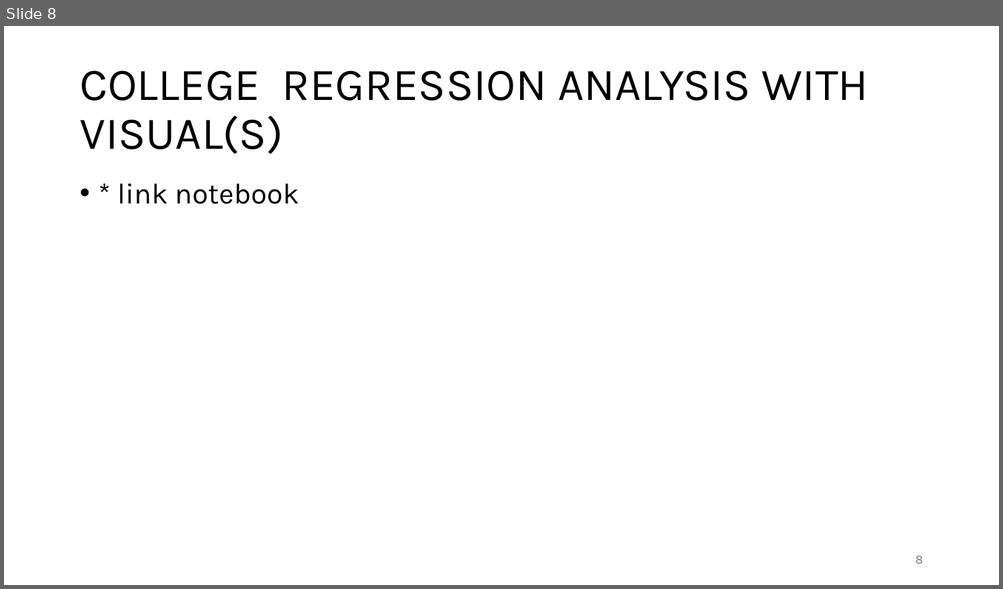
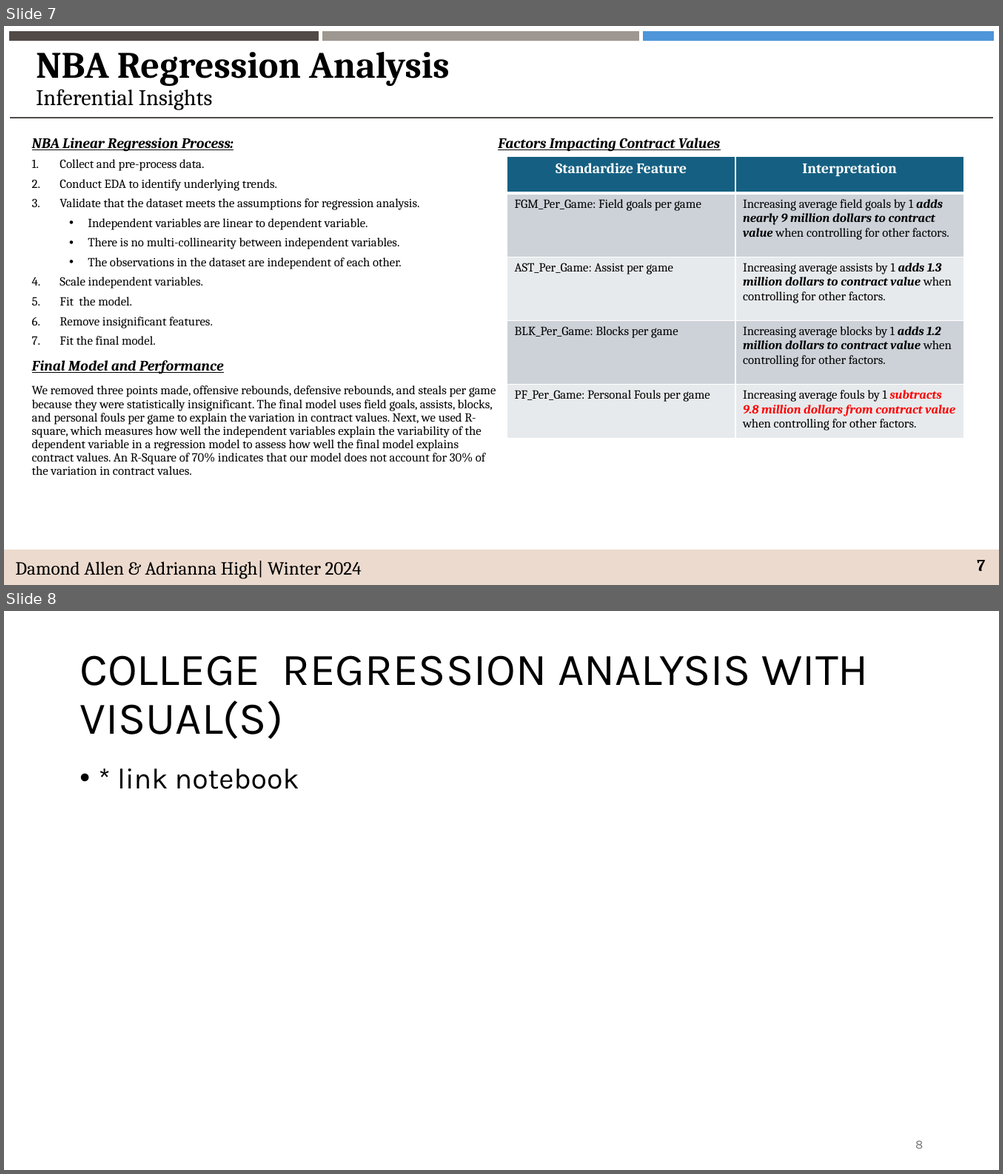
Before and after one commit to dallen014/team24_milestone1, a slide deck: deliverables/NBA_Contract_Analysis.pptx. Shown one above the other, each under a label of ours: slide 8 before the commit, slides 7 and 8 after it. The pictures are 1003x589 and 1003x1174 pixels, drawn with LibreOffice and Linux fonts; fonts in the diff are those of the drawing. Boxes give left, top, right and bottom in pixels: in the first picture for what was removed or moved away, otherwise in the second. Text is boxed around its words. In the diff, an @@ line names an element or a change of style, - is before the commit and + after.

```diff
--- a/deliverables/NBA_Contract_Analysis.pptx
+++ b/deliverables/NBA_Contract_Analysis.pptx
@@ slide 7 added at (x1=4, y1=26, x2=999, y2=585), background #FFFFFF @@
@@ rectangle added at (x1=10, y1=32, x2=317, y2=39), fill #514A47, outline #514A47 1.5 pt @@
@@ rectangle added at (x1=324, y1=32, x2=638, y2=39), fill #9E9791, outline #9E9791 1.5 pt @@
@@ rectangle added at (x1=644, y1=32, x2=993, y2=39), fill #4E95D9, outline #4E95D9 1.5 pt @@
@@ title added at (x1=36, y1=52, x2=449, y2=110), 36 pt, text #000000, bold @@
+NBA Regression Analysis
+Inferential Insights
@@ line added from (10, 118) to (993, 118), #514A47 1.5 pt @@
@@ text added at (x1=32, y1=138, x2=496, y2=475), 12 pt, text #000000 @@
+NBA Linear Regression Process:
+1. Collect and pre-process data.
+2. Conduct EDA to identify underlying trends.
+3. Validate that the dataset meets the assumptions for regression analysis.
+  • Independent variables are linear to dependent variable.
+  • There is no multi-collinearity between independent variables.
+  • The observations in the dataset are independent of each other.
+4. Scale independent variables.
+5. Fit the model.
+6. Remove insignificant features.
+7. Fit the final model.
+Final Model and Performance
+We removed three points made, offensive rebounds, defensive rebounds, and steals per game because they were statistically insignificant. The final model uses field goals, assists, blocks, and personal fouls per game to explain the variation in contract values. Next, we used R-square, which measures how well the independent variables explain the variability of the dependent variable in a regression model to assess how well the final model explains contract values. An R-Square of 70% indicates that our model does not account for 30% of the variation in contract values.
+Factors Impacting Contract Values
@@ table added at (x1=507, y1=156, x2=964, y2=455), 5 rows, 2 columns @@
+Standardize Feature | Interpretation
+FGM_Per_Game: Field goals per game | Increasing average field goals by 1 adds nearly 9 million dollars to contract value when controlling for other factors.
+AST_Per_Game: Assist per game | Increasing average assists by 1 adds 1.3 million dollars to contract value when controlling for other factors.
+BLK_Per_Game: Blocks per game | Increasing average blocks by 1 adds 1.2 million dollars to contract value when controlling for other factors.
+PF_Per_Game: Personal Fouls per game | Increasing average fouls by 1 subtracts 9.8 million dollars from contract value when controlling for other factors.
@@ rectangle added at (x1=4, y1=551, x2=999, y2=585), fill #ECDACE, outline #ECDACE 1.5 pt, 18 pt, text #000000 @@
+Damond Allen & Adrianna High| Winter 2024
@@ page number added at (x1=976, y1=560, x2=984, y2=571), 16 pt, text #000000, bold @@
+7
```
Also in this commit, not shown: 4 slides changed, 1 slide removed, 7 other files.
